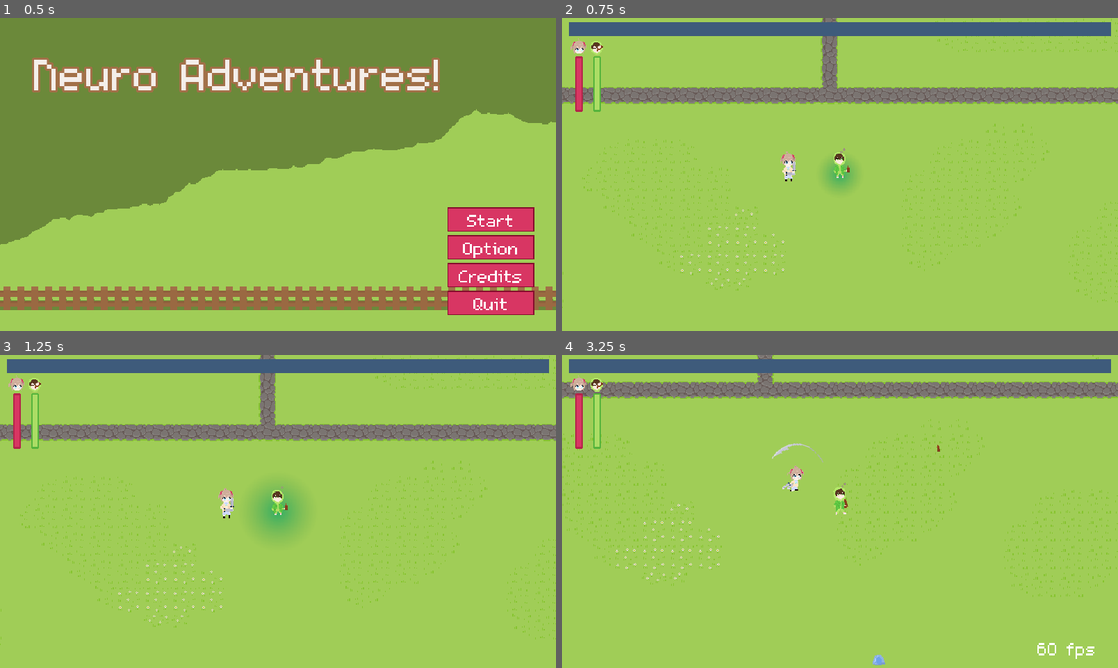
Above: before the commit, frames 1-4 (two rows, left to right).
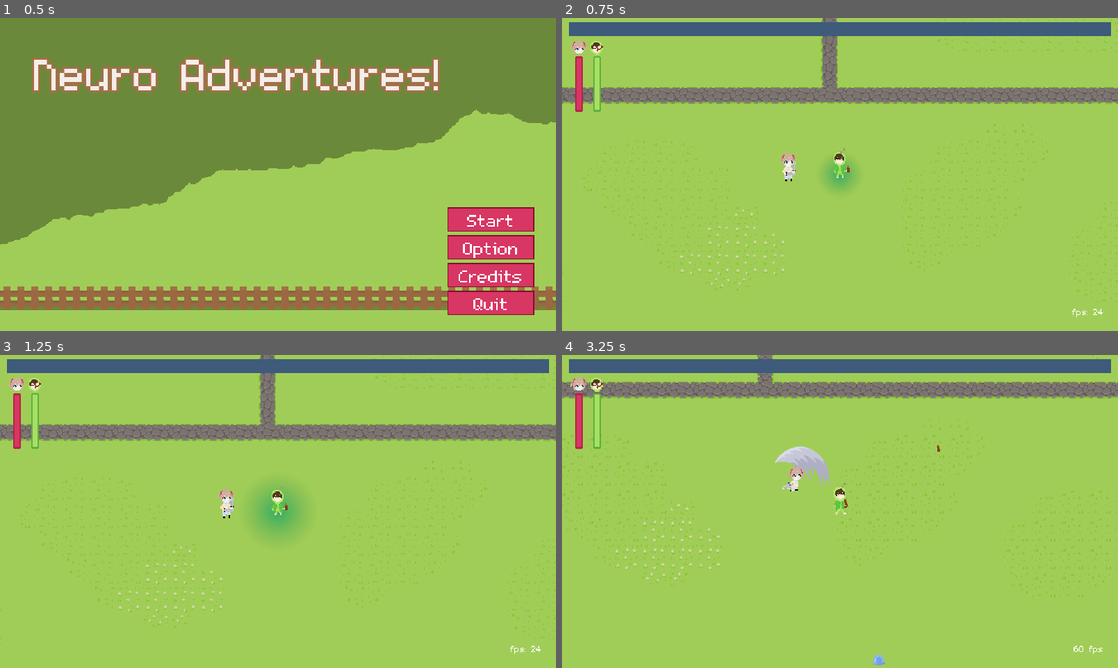
Above: after the commit, the same moments.

Repository: KotgeDev/Neuro-Adventures
Game: Godot game, scene res://scenes/ui/menu.tscn
The game is run twice, just before and just after one commit, with the same random seed, the same clock (stepped at 60 frames per second) and the same inputs.
Inputs (mouse positions are in pixels of both pictures, inside the frame that each line leads up to):
- Up to frame 1 (0.5 s): no input
- Up to frame 2 (0.75 s): click "Start" at 0.5 s
- Up to frame 3 (1.25 s): no input
- Up to frame 4 (3.25 s): move the mouse to (962, 495) at 1.27 s; hold D (right) 1.28-2.03 s; move the mouse to (728, 527) at 2.02 s; hold S (down) 2.03-2.78 s; move the mouse to (895, 442) at 2.77 s; hold D (right) from 2.78 s (still down)

Frame 1 is identical in both runs. In frame 2, less than 0.1% of the frame differs, in the area x 91-98%, y 92-96%; in frame 3, less than 0.1%; in frame 4, 0.8%, in the area x 37-98%, y 28-98%.

Commit message:
minor updates

Diff:
--- a/scenes/ui/hud.tscn
+++ b/scenes/ui/hud.tscn
@@ -18,10 +18,13 @@
 script = ExtResource("1_jg8iq")
 
 [node name="FPSCounter" type="Label" parent="."]
-offset_left = 547.0
-offset_top = 324.0
-offset_right = 629.0
-offset_bottom = 350.0
+offset_left = 541.0
+offset_top = 331.0
+offset_right = 623.0
+offset_bottom = 357.0
+theme_override_font_sizes/font_size = 16
+text = "fps: 24"
+horizontal_alignment = 2
 
 [node name="FPSCounterUpdateTimer" type="Timer" parent="."]
 autostart = true
@@ -70,6 +73,66 @@
 texture_under = ExtResource("6_v5tns")
 texture_progress = ExtResource("7_0d2lw")
 
+[node name="UpgradeMenu" type="Control" parent="."]
+unique_name_in_owner = true
+visible = false
+layout_mode = 3
+anchors_preset = 8
+anchor_left = 0.5
+anchor_top = 0.5
+anchor_right = 0.5
+anchor_bottom = 0.5
+grow_horizontal = 2
+grow_vertical = 2
+script = ExtResource("10_ki084")
+
+[node name="ColorRect" type="ColorRect" parent="UpgradeMenu"]
+layout_mode = 1
+anchors_preset = 15
+anchor_right = 1.0
+anchor_bottom = 1.0
+offset_left = -320.0
+offset_top = -180.0
+offset_right = 320.0
+offset_bottom = 180.0
+grow_horizontal = 2
+grow_vertical = 2
+color = Color(0, 0, 0, 0.490196)
+
+[node name="ColorRect2" type="ColorRect" parent="UpgradeMenu"]
+custom_minimum_size = Vector2(275, 160)
+layout_mode = 1
+anchors_preset = 8
+anchor_left = 0.5
+anchor_top = 0.5
+anchor_right = 0.5
+anchor_bottom = 0.5
+offset_left = -137.5
+offset_top = -80.0
+offset_right = 137.5
+offset_bottom = 80.0
+grow_horizontal = 2
+grow_vertical = 2
+size_flags_vertical = 4
+color = Color(0.968627, 0.772549, 0.788235, 1)
+
+[node name="ScrollContainer" type="ScrollContainer" parent="UpgradeMenu"]
+custom_minimum_size = Vector2(250, 145)
+layout_mode = 1
+anchors_preset = 8
+anchor_left = 0.5
+anchor_top = 0.5
+anchor_right = 0.5
+anchor_bottom = 0.5
+grow_horizontal = 2
+grow_vertical = 2
+
+[node name="ChoicePanelContainer" type="VBoxContainer" parent="UpgradeMenu/ScrollContainer"]
+unique_name_in_owner = true
+layout_mode = 2
+size_flags_horizontal = 3
+size_flags_vertical = 3
+
 [node name="EndGame" type="Control" parent="."]
 visible = false
 layout_mode = 3
@@ -106,7 +169,7 @@
 unique_name_in_owner = true
 custom_minimum_size = Vector2(100, 0)
 layout_mode = 2
-text = "YOU WON!"
+text = "VICTORY"
 horizontal_alignment = 1
 vertical_alignment = 1
 autowrap_mode = 3
@@ -121,73 +184,26 @@
 vertical_alignment = 1
 autowrap_mode = 3
 
-[node name="RetryButton" type="Button" parent="EndGame/MenuContainer"]
+[node name="ContinueButton" type="Button" parent="EndGame/MenuContainer"]
 custom_minimum_size = Vector2(100, 0)
 layout_mode = 2
-text = "Retry"
+text = "Continue"
 
 [node name="MenuButton" type="Button" parent="EndGame/MenuContainer"]
 custom_minimum_size = Vector2(100, 0)
 layout_mode = 2
 text = "Menu"
 
-[node name="UpgradeMenu" type="Control" parent="."]
-layout_mode = 3
-anchors_preset = 8
-anchor_left = 0.5
-anchor_top = 0.5
-anchor_right = 0.5
-anchor_bottom = 0.5
-grow_horizontal = 2
-grow_vertical = 2
-script = ExtResource("10_ki084")
-
-[node name="ColorRect" type="ColorRect" parent="UpgradeMenu"]
-layout_mode = 1
-anchors_preset = 15
-anchor_right = 1.0
-anchor_bottom = 1.0
-offset_left = -320.0
-offset_top = -180.0
-offset_right = 320.0
-offset_bottom = 180.0
-grow_horizontal = 2
-grow_vertical = 2
-color = Color(0, 0, 0, 0.490196)
-
-[node name="ColorRect2" type="ColorRect" parent="UpgradeMenu"]
-custom_minimum_size = Vector2(275, 160)
-layout_mode = 1
-anchors_preset = 8
-anchor_left = 0.5
-anchor_top = 0.5
-anchor_right = 0.5
-anchor_bottom = 0.5
-offset_left = -137.5
-offset_top = -80.0
-offset_right = 137.5
-offset_bottom = 80.0
-grow_horizontal = 2
-grow_vertical = 2
-size_flags_vertical = 4
-color = Color(0.968627, 0.772549, 0.788235, 1)
-
-[node name="ScrollContainer" type="ScrollContainer" parent="UpgradeMenu"]
-custom_minimum_size = Vector2(250, 145)
-layout_mode = 1
-anchors_preset = 8
-anchor_left = 0.5
-anchor_top = 0.5
-anchor_right = 0.5
-anchor_bottom = 0.5
-grow_horizontal = 2
-grow_vertical = 2
-
-[node name="ChoicePanelContainer" type="VBoxContainer" parent="UpgradeMenu/ScrollContainer"]
-unique_name_in_owner = true
-layout_mode = 2
-size_flags_horizontal = 3
-size_flags_vertical = 3
+[node name="TimeLabel" type="Label" parent="EndGame"]
+layout_mode = 0
+offset_left = 238.0
+offset_top = 16.0
+offset_right = 624.0
+offset_bottom = 42.0
+theme_override_font_sizes/font_size = 16
+text = "Elapsed Time: 10.54 minutes"
+horizontal_alignment = 2
+autowrap_mode = 3
 
 [node name="UpgradeChoicePanelAI" type="Control" parent="."]
 visible = false
@@ -284,5 +300,5 @@
 position = Vector2(320, 180)
 
 [connection signal="timeout" from="FPSCounterUpdateTimer" to="." method="_on_fps_counter_update_timer_timeout"]
-[connection signal="pressed" from="EndGame/MenuContainer/RetryButton" to="." method="_on_retry_button_pressed"]
+[connection signal="pressed" from="EndGame/MenuContainer/ContinueButton" to="." method="show_endgame"]
 [connection signal="pressed" from="EndGame/MenuContainer/MenuButton" to="." method="_on_menu_button_pressed"]
--- a/scripts/maps/farm.gd
+++ b/scripts/maps/farm.gd
@@ -24,17 +24,17 @@
 
 	# 30 sec prep time
 	Globals.spawn.emit(slime_template, 50, 0.2)
-	await get_tree().create_timer(30).timeout
+	await get_tree().create_timer(30, false).timeout
 
 	# First Wave
 	Globals.spawn.emit(goblin_template, 20, 0.2)
 	Globals.spawn.emit(slime_template, 100, 1.0)
 	Globals.spawn.emit(goblin_template, 100, 1.0)
-	await get_tree().create_timer(50).timeout
-	add_march(left_right_flank, soldier_template, 60.0)
-	await get_tree().create_timer(50).timeout
+	await get_tree().create_timer(50, false).timeout
+	add_march(left_right_flank, kobold_template, 60.0)
+	await get_tree().create_timer(50, false).timeout
 	# All first wave enemise spawned at this point.
-	await get_tree().create_timer(30).timeout
+	await get_tree().create_timer(30, false).timeout
 
 	# Second Wave
 	print("SECOND WAVE STARTING")
@@ -42,32 +42,30 @@
 	Globals.spawn.emit(slime_template, 75, 0.5)
 	Globals.spawn.emit(goblin_template, 75, 0.7)
 	Globals.spawn.emit(kobold_template, 100, 1.0)
-	await get_tree().create_timer(50).timeout
-	add_march(left_right_flank, kobold_template, 32.0)
-	await get_tree().create_timer(50).timeout
+	await get_tree().create_timer(50, false).timeout
+	add_march(left_right_flank, soldier_template, 32.0)
+	await get_tree().create_timer(50, false).timeout
 	# All first wave enemise spawned at this point.
-	await get_tree().create_timer(30).timeout
+	await get_tree().create_timer(30, false).timeout
 
-	# Second Wave
+	# Third Wave
 	print("THIRD WAVE STARTING")
+	Globals.spawn.emit(soldier_template, 20, 0.2)
+	Globals.spawn.emit(goblin_template, 75, 2.0)
+	Globals.spawn.emit(kobold_template, 75, 2.0)
+	Globals.spawn.emit(soldier_template, 100, 1.0)
+	await get_tree().create_timer(50, false).timeout
 	add_march(top_down_flank, knight_template, 60.0)
-	Globals.spawn.emit(soldier_template, 20, 0.2)
-	Globals.spawn.emit(slime_template, 50, 2.0)
-	Globals.spawn.emit(goblin_template, 50, 2.0)
-	Globals.spawn.emit(kobold_template, 50, 2.0)
-	Globals.spawn.emit(soldier_template, 100, 1.0)
-	await get_tree().create_timer(100).timeout
+	await get_tree().create_timer(50, false).timeout
 	# All first wave enemise spawned at this point.
-	await get_tree().create_timer(30).timeout
+	await get_tree().create_timer(30, false).timeout
 
-	# Second Wave
+	# Final Wave
 	print("FINAL WAVE STARTING")
-	add_march(left_right_flank, knight_template, 130.0)
-	add_march(top_down_flank, knight_template, 60.0)
-	Globals.spawn.emit(slime_template, 25, 2.0)
-	Globals.spawn.emit(goblin_template, 25, 2.0)
-	Globals.spawn.emit(kobold_template, 25, 2.0)
-	Globals.spawn.emit(soldier_template, 50, 1.0)
+	add_march(left_right_flank, knight_template, 60.0)
+	Globals.spawn.emit(knight_template, 20, 0.2)
+	Globals.spawn.emit(kobold_template, 75, 2.0)
+	Globals.spawn.emit(soldier_template, 75, 1.0)
 	Globals.spawn.emit(knight_template, 100, 1.0)
 	add_child(archer_boss.instantiate())
 
--- a/scripts/shared/hitbox.gd
+++ b/scripts/shared/hitbox.gd
@@ -40,6 +40,10 @@
 	for upgrade in get_tree().get_nodes_in_group("ai_damage_modifiers"):
 		modified_damage = upgrade.ai_damage_modifiers(BASE_DAMAGE, modified_damage, area)
 
+	var filter = get_tree().get_first_node_in_group("filter")
+	if filter:
+		modified_damage = filter.ai_damage_modifiers(BASE_DAMAGE, modified_damage, area)
+
 	return modified_damage
 
 func collab_partner_damage_modifiers(BASE_DAMAGE: float, modified_damage: float, area: Area2D) -> float:
--- a/scripts/ui/hud.gd
+++ b/scripts/ui/hud.gd
@@ -7,6 +7,7 @@
 @onready var end_game = $EndGame
 @onready var center_marker = $CenterMarker
 @onready var fps_counter = $FPSCounter
+@onready var upgrade_menu = %UpgradeMenu
 var collab_partner
 #endregion
 
@@ -22,9 +23,13 @@
 var exp_value = 0.0
 #UI Shake Handler End
 
-var menu_allowed := true
 var menu_blip1: AudioStream = preload("res://assets/sfx/menublip.wav")
 var menu_blip2: AudioStream = preload("res://assets/sfx/menublip2.wav")
+var start_time_msec = 0.0
+var pause_start_time_msec = 0.0
+var total_paused_time_msec = 0.0
+var menu_allowed := true
+var upgrade_screen_on := false
 
 func _ready() -> void:
 	ashakepos = ai_health_bar.position
@@ -39,35 +44,70 @@
 
 func _on_map_ready() -> void:
 	collab_partner = get_tree().get_first_node_in_group("collab_partner")
+	start_time_msec = Time.get_ticks_msec()
 
 func _process(delta: float) -> void:
 	shake_handler(delta)
 	exp_bar.value = lerpf(exp_bar.value, exp_value, delta*7)
 	if Input.is_action_just_pressed("menu") and menu_allowed:
+		if end_game.visible:
+			hide_endgame()
+		else:
+			show_endgame()
+
 		%EndGameLabel.text = "PAUSED"
-		%FlavorText.text = "Press ESC to Unpause"
+		%FlavorText.text = "\\\\\\\\\\\\\\\\\\\\\\\\\\\\\\\\\\\\\\\\\\\\"
+		$EndGame/TimeLabel.text = "Survival time: " + calculated_survived_time()
 
-		if end_game.visible:
-			get_tree().paused = false
-			end_game.visible = false
-		else:
-			get_tree().paused = true
-			end_game.visible = true
+func hide_endgame():
+	end_game.visible = false
+	if upgrade_menu.visible:
+		return
+	else:
+		unpause_game()
+
+func show_endgame():
+	end_game.visible = true
+	if upgrade_menu.visible:
+		total_paused_time_msec += Time.get_ticks_msec() - pause_start_time_msec
+		pause_start_time_msec = Time.get_ticks_msec()
+	else:
+		pause_game()
+
+func pause_game() -> void:
+	get_tree().paused = true
+	pause_start_time_msec = Time.get_ticks_msec()
+
+func unpause_game() -> void:
+	get_tree().paused = false
+	total_paused_time_msec += Time.get_ticks_msec() - pause_start_time_msec
 
 func _on_game_over() -> void:
 	menu_allowed = false
-	get_tree().paused = true
+	pause_game()
 	%EndGameLabel.text = "GAME OVER"
 	%FlavorText.text = "Someone tell Vedal there is a problem with my AI"
 	AudioSystem.set_music_pitch(0.05, 2.5)
 	end_game.visible = true
 
+	var survival_sec: int = roundi((Time.get_ticks_msec() - start_time_msec - total_paused_time_msec) / 1000.0)
+	var min: int = int(survival_sec / 60)
+	var sec: int = roundi(survival_sec % 60)
+	$EndGame/TimeLabel.text = "Survived time: " + calculated_survived_time()
+
 func _on_game_won() -> void:
 	menu_allowed = false
-	get_tree().paused = true
+	pause_game()
 	%EndGameLabel.text = "VICTORY"
 	%FlavorText.text = "Sometimes when I sit here and stream, I envision myself as a goddess, overlooking my followers. "
+	$EndGame/TimeLabel.text = "Elapsed time: " + calculated_survived_time()
 	end_game.visible = true
+
+func calculated_survived_time() -> String:
+	var survival_sec: int = roundi((Time.get_ticks_msec() - start_time_msec - total_paused_time_msec) / 1000.0)
+	var min: int = int(survival_sec / 60)
+	var sec: int = roundi(survival_sec % 60)
+	return "%02d:%02d" % [min, sec]
 
 func shake(obj_to_shake, source) -> void:
 	obj_to_shake.position.x = source.x + max_offset.x * rng.randf_range(-1, 1)
@@ -93,7 +133,6 @@
 		ashake = true
 		ashaketime = 0.25
 
-
 func _on_update_collab_partner_health(max: float, health: float) -> void:
 	if health >= 0.0:
 		collab_partner_health_bar.value = health / max * 100
@@ -107,7 +146,7 @@
 	if upgrades.size() == 0:
 		return
 
-	get_tree().paused = true
+	pause_game()
 
 	$UpgradeMenu.visible = true
 	$UpgradeMenu._set_scale_zero()
@@ -141,14 +180,10 @@
 	for child in container.get_children():
 		child.queue_free()
 	AudioSystem.set_music_volume(1)
-	get_tree().paused = false
-
-func _on_retry_button_pressed():
-	get_tree().paused = false
-	get_tree().change_scene_to_file("res://scenes/maps/farm.tscn")
+	unpause_game()
 
 func _on_menu_button_pressed():
-	get_tree().paused = false
+	unpause_game()
 	get_tree().change_scene_to_file("res://scenes/ui/menu.tscn")
 	AudioSystem.end_music()
 
--- a/scripts/upgrades/dual_strike_scene.gd
+++ b/scripts/upgrades/dual_strike_scene.gd
@@ -7,9 +7,9 @@
 @export_category("Dual Strike")
 @export var LV1_DAMAGE := 1
 @export var LV3_DAMAGE := 2
-@export var LV1_WAIT_TIME := 1.5
-@export var LV2_WAIT_TIME := 1
-@export var LV5_WAIT_TIME := 0.5
+@export var LV1_WAIT_TIME := 1.6
+@export var LV2_WAIT_TIME := 1.1
+@export var LV5_WAIT_TIME := 0.7
 #endregion
 
 #region NODES
--- a/scripts/upgrades/filter.gd
+++ b/scripts/upgrades/filter.gd
@@ -1,7 +1,7 @@
 extends UpgradeScene
 
 func _ready() -> void:
-	add_to_group("ai_damage_modifiers")
+	add_to_group("filter")
 
 func ai_damage_modifiers(
 	BASE_DAMAGE: float,
@@ -11,12 +11,12 @@
 	if area.get_parent() is CollabPartner:
 		match upgrade.lvl:
 			1:
-				modified_damage -= BASE_DAMAGE * 0.3
+				modified_damage -= modified_damage * 0.3
 			2:
-				modified_damage -= BASE_DAMAGE * 0.4
+				modified_damage -= modified_damage * 0.5
 			3:
-				modified_damage -= BASE_DAMAGE * 0.5
+				modified_damage -= modified_damage * 0.75
 			4:
-				modified_damage -= BASE_DAMAGE * 0.7
+				modified_damage -= modified_damage * 0.90
 
 	return modified_damage
--- a/scripts/upgrades/upgrade_manager.gd
+++ b/scripts/upgrades/upgrade_manager.gd
@@ -40,9 +40,9 @@
 		"Filter",
 		[
 			"AIs now do 30% less damage to collab partners",
-			"AIs now do 40% less damage to collab partners",
 			"AIs now do 50% less damage to collab partners",
-			"AIs now do 70% less damage to collab partners"
+			"AIs now do 75% less damage to collab partners",
+			"AIs now do 90% less damage to collab partners"
 		],
 		Globals.UpgradeType.AI_UPGRADE,
 		4,
@@ -95,8 +95,8 @@
 		"Dual Strike",
 		[
 			"Dual Strike",
-			"Less interval between strikes",
-			"Higher damage per strike",
+			"Less interval between strikes ",
+			"Double damage per strike",
 			"Greater strike range",
 			"Even Less interval between strikes"
 		],
